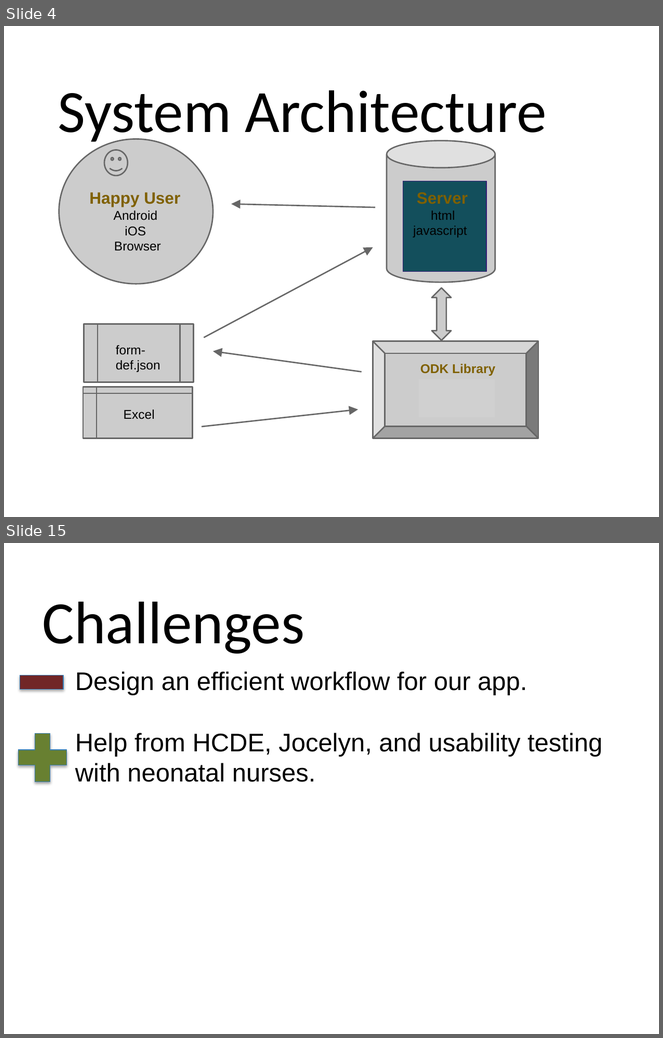
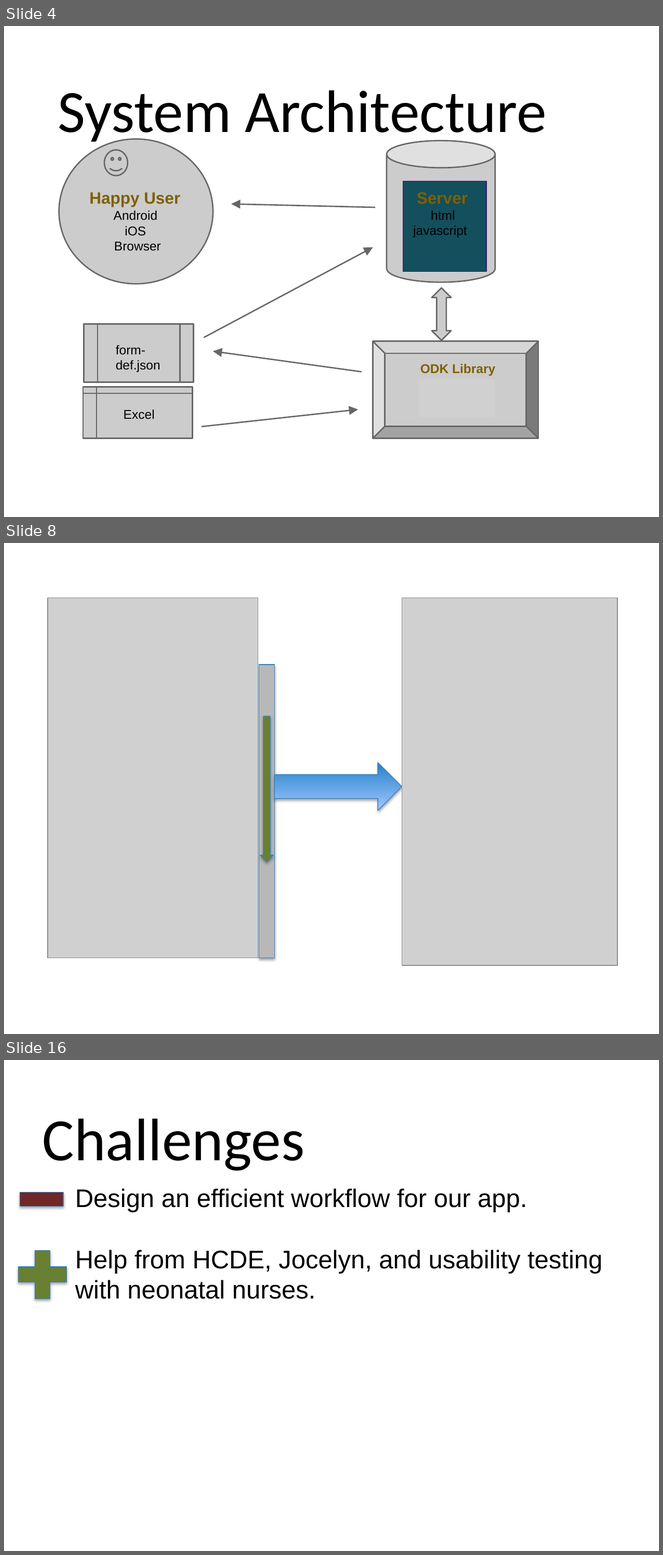
Before and after one commit to xiaoj/481web, a slide deck: presentation/Final Presentation.pptx. Shown one above the other, each under a label of ours: slides 4 and 15 before the commit, slides 4, 8 and 16 after it; the slides between them are not shown. The pictures are 663x1038 and 663x1555 pixels, drawn with LibreOffice and Linux fonts; fonts in the diff are those of the drawing; grey boxes stand for pictures; background and template pictures are left out. Boxes give left, top, right and bottom in pixels: in the first picture for what was removed or moved away, otherwise in the second. Text is boxed around its words. In the diff, an @@ line names an element or a change of style, - is before the commit and + after.

```diff
--- a/presentation/Final Presentation.pptx
+++ b/presentation/Final Presentation.pptx
@@ slide 8 added at box(4, 543, 659, 1034), background picture (left out) @@
@@ picture added at box(48, 598, 258, 958) @@
@@ picture added at box(402, 598, 617, 966) @@
@@ rectangle added at box(259, 665, 274, 958), fill #B8B8B8, outline #367EB9 0.75 pt @@
@@ right arrow added at box(260, 717, 273, 862), fill #688031, outline #367EB9 0.75 pt @@
@@ right arrow added at box(274, 763, 402, 811), fill gradient #2783CD to #A0C8FF, outline #367EB9 0.75 pt @@
@@ what was slide 15 is now slide 16 @@
```
Also in this commit, not shown: 10 other slides added, 10 slides removed.
